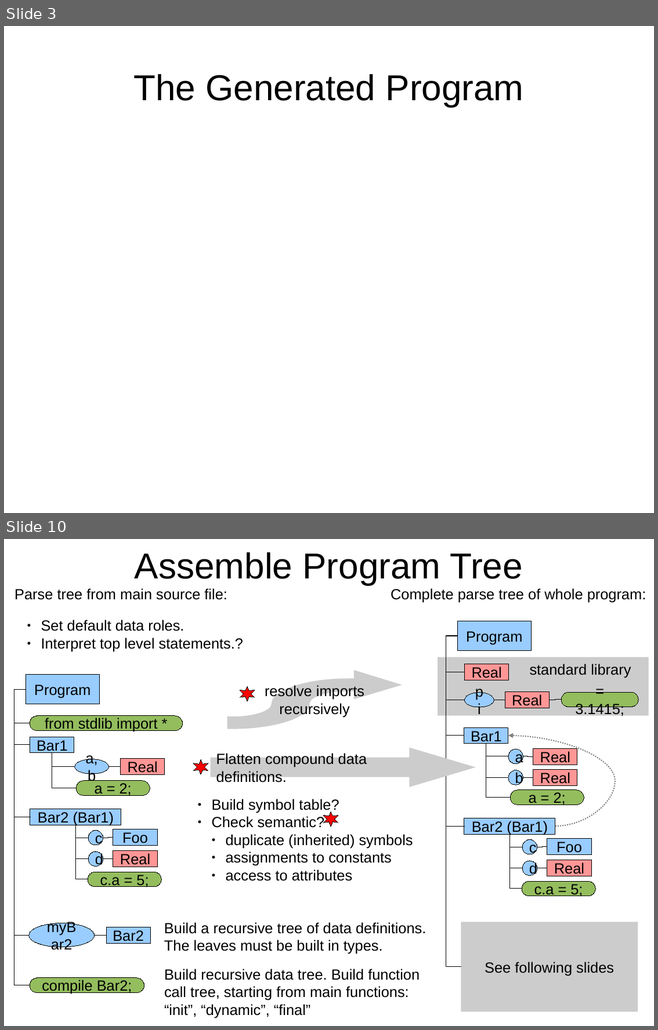
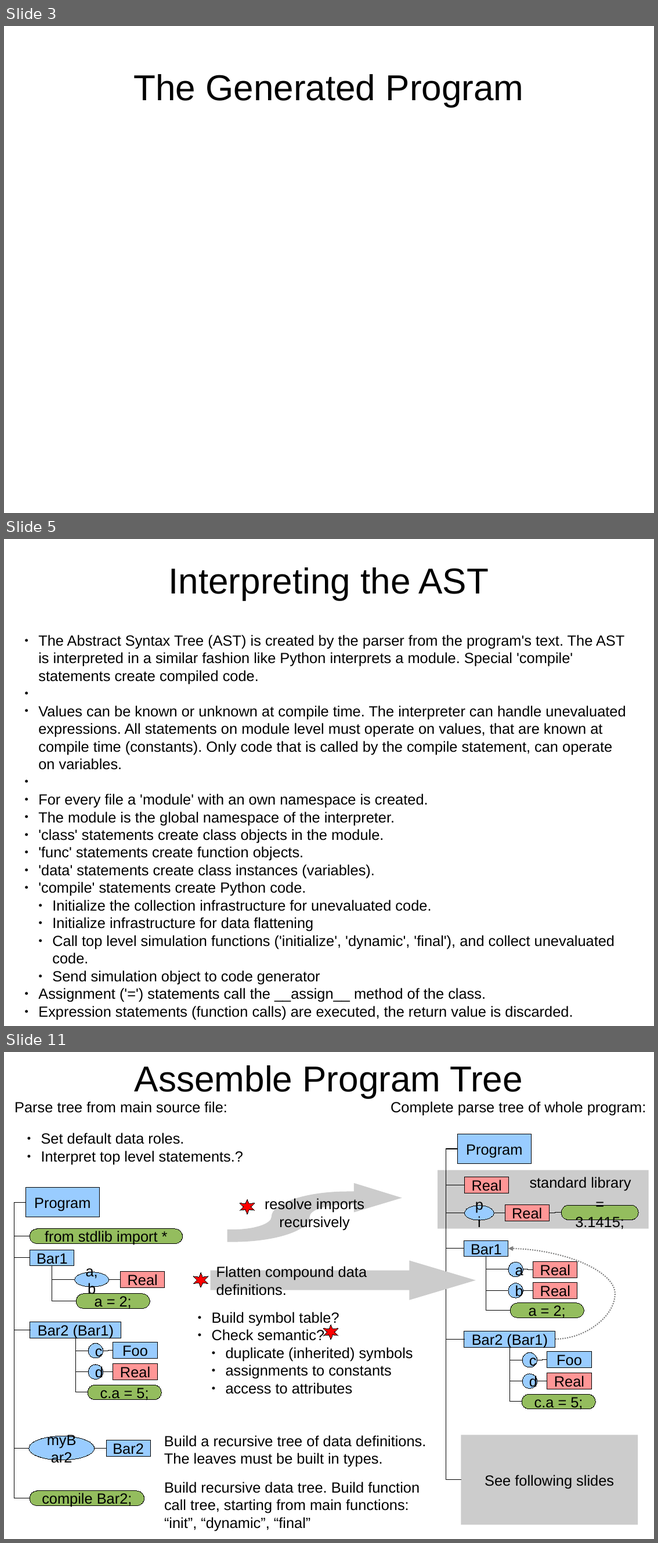
Before and after one commit to eike-welk/freeode, a slide deck: freeode_py/SIML Compiler Outline.odp. Shown one above the other, each under a label of ours: slides 3 and 10 before the commit, slides 3, 5 and 11 after it; the slides between them are not shown. The pictures are 658x1030 and 658x1543 pixels, drawn with LibreOffice and Linux fonts; fonts in the diff are those of the drawing. Boxes give left, top, right and bottom in pixels: in the first picture for what was removed or moved away, otherwise in the second. Text is boxed around its words. In the diff, an @@ line names an element or a change of style, - is before the commit and + after.

Commit message:
Implemented new style Siml function. The implementation is however incomplete, the function's local variables are not stored for flattening. The infrastructure of the compile statement should also set up a namespace where the automatically created variables can be stored.

```diff
--- a/freeode_py/SIML Compiler Outline.odp
+++ b/freeode_py/SIML Compiler Outline.odp
@@ slide 5 added at bbox=[4, 539, 654, 1026], background #FFFFFF @@
@@ title added at bbox=[169, 567, 489, 600], 44 pt, text #000000 @@
+Interpreting the AST
@@ text added at bbox=[38, 635, 625, 1020], 18 pt, text #000000 @@
+● The Abstract Syntax Tree (AST) is created by the parser from the program's text. The AST is interpreted in a similar fashion like Python interprets a module. Special 'compile' statements create compiled code.
+● Values can be known or unknown at compile time. The interpreter can handle unevaluated expressions. All statements on module level must operate on values, that are known at compile time (constants). Only code that is called by the compile statement, can operate on variables.
+● For every file a 'module' with an own namespace is created.
+● The module is the global namespace of the interpreter.
+● 'class' statements create class objects in the module.
+● 'func' statements create function objects.
+● 'data' statements create class instances (variables).
+● 'compile' statements create Python code.
+  ● Initialize the collection infrastructure for unevaluated code.
+  ● Initialize infrastructure for data flattening
+  ● Call top level simulation functions ('initialize', 'dynamic', 'final'), and collect unevaluated code.
+  ● Send simulation object to code generator
+● Assignment ('=') statements call the __assign__ method of the class.
+● Expression statements (function calls) are executed, the return value is discarded.
@@ what was slide 10 is now slide 11 @@
```
Also in this commit, not shown: 5 slides changed, 2 other slides added, 2 slides removed, 3 other files.
